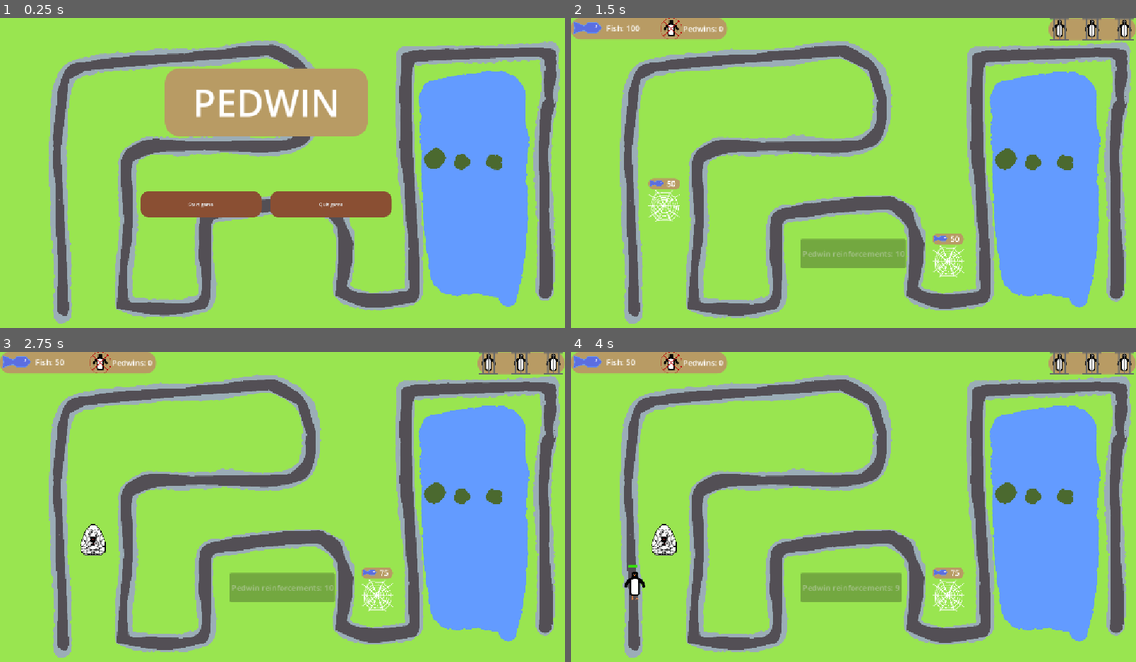
Above: before the commit, frames 1-4 (two rows, left to right).
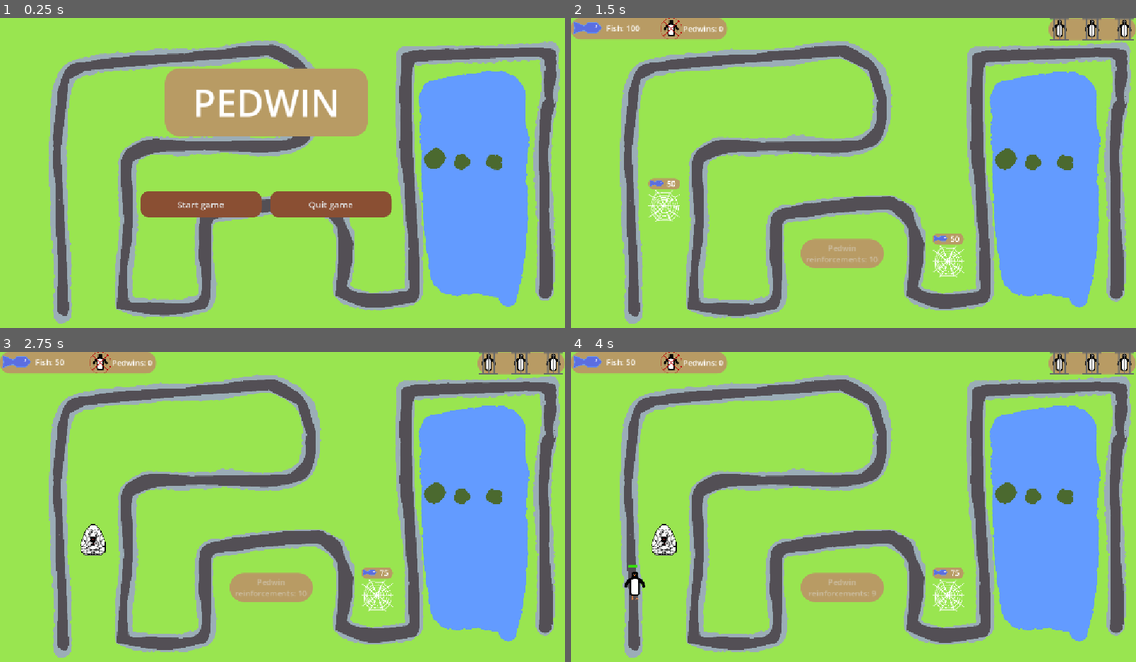
Above: after the commit, the same moments.

Repository: CrimsonCloak/pedwin
Game: Godot game, scene res://Scenes/menu.tscn
The game is run twice, just before and just after one commit, with the same random seed, the same clock (stepped at 60 frames per second) and the same inputs.
Inputs (mouse positions are in pixels of both pictures, inside the frame that each line leads up to):
- Up to frame 1 (0.25 s): no input
- Up to frame 2 (1.5 s): click "Start game" at 0.5 s; click "Start Pedwinvasion" at 1.25 s
- Up to frame 3 (2.75 s): tap Enter at 2 s; move the mouse to (90, 541) at 2.02 s; click (90, 541) at 2.17 s
- Up to frame 4 (4 s): tap Space at 2.75 s; move the mouse to (949, 593) at 2.77 s; click (949, 593) at 2.92 s; move the mouse to (910, 441) at 3.52 s; click (910, 441) at 3.67 s

The runs differ from the first frame. In frame 1, 0.2% of the frame differs, in the area x 31-63%, y 59-63%; in frame 2, 1.8%, in the area x 40-60%, y 71-81%; in frame 3, 1.8%; in frame 4, 1.7%.

Commit message:
Menu changes

Diff:
--- a/Scenes/Levels/demogame.tscn
+++ b/Scenes/Levels/demogame.tscn
@@ -34,6 +34,7 @@
 offset_right = 638.0
 offset_bottom = 511.0
 text = "Start Pedwinvasion"
+autowrap_mode = 2
 
 [node name="EmptyPlot" parent="." unique_id=1246639761 instance=ExtResource("3_8vyj5")]
 position = Vector2(190, 384)
--- a/Scenes/menu.tscn
+++ b/Scenes/menu.tscn
@@ -32,11 +32,13 @@
 [node name="Start Button" type="Button" parent="Background/UI_elements" unique_id=2079672986]
 layout_mode = 2
 size_flags_horizontal = 3
+theme_override_font_sizes/font_size = 30
 text = "Start game"
 
 [node name="Quit Button" type="Button" parent="Background/UI_elements" unique_id=383656718]
 layout_mode = 2
 size_flags_horizontal = 3
+theme_override_font_sizes/font_size = 30
 text = "Quit game"
 
 [node name="Credits Button" type="Button" parent="Background/UI_elements" unique_id=815989697]
--- a/Themes/pedwin_theme.tres
+++ b/Themes/pedwin_theme.tres
@@ -1,7 +1,14 @@
 [gd_resource type="Theme" format=3 uid="uid://dkljko27aqiii"]
 
+[sub_resource type="StyleBoxFlat" id="StyleBoxFlat_dgolj"]
+bg_color = Color(0.72156864, 0.60784316, 0.39215687, 1)
+corner_radius_top_left = 30
+corner_radius_top_right = 30
+corner_radius_bottom_right = 30
+corner_radius_bottom_left = 30
+
 [sub_resource type="StyleBoxFlat" id="StyleBoxFlat_cmd0r"]
-bg_color = Color(0.6114589, 0.35601425, 0.23510766, 1)
+bg_color = Color(0.6516173, 0.38354665, 0.25692517, 1)
 corner_radius_top_left = 30
 corner_radius_top_right = 30
 corner_radius_bottom_right = 30
@@ -29,6 +36,8 @@
 corner_radius_bottom_left = 20
 
 [resource]
+Button/font_sizes/font_size = 16
+Button/styles/disabled = SubResource("StyleBoxFlat_dgolj")
 Button/styles/hover = SubResource("StyleBoxFlat_cmd0r")
 Button/styles/normal = SubResource("StyleBoxFlat_7cq25")
 Button/styles/pressed = SubResource("StyleBoxFlat_7uxj8")
